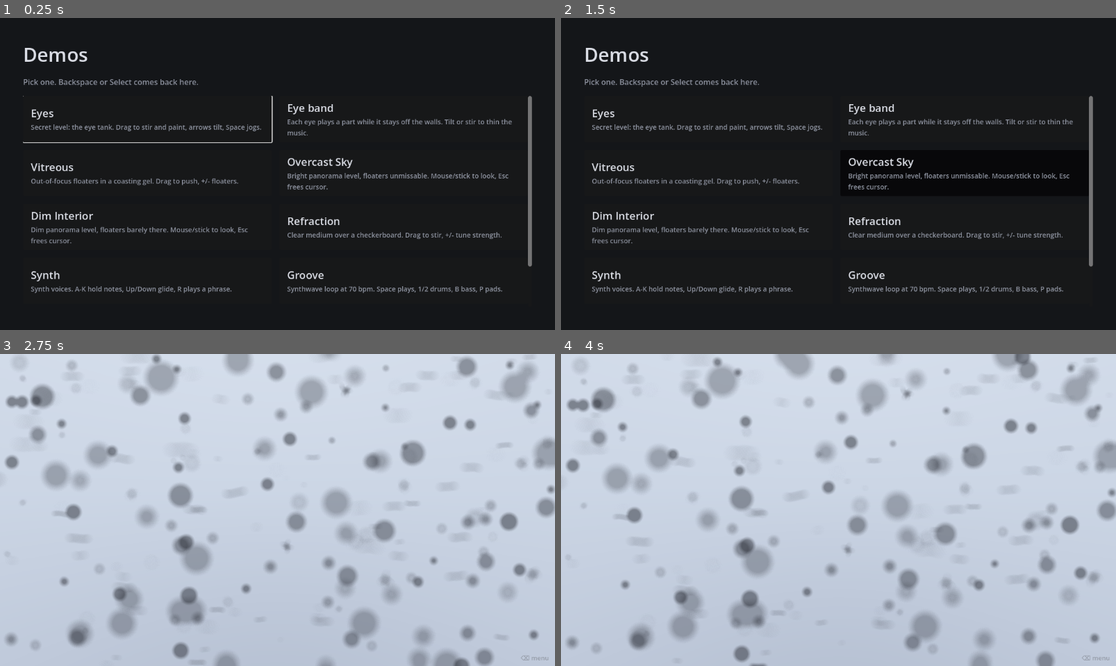
Above: before the commit, frames 1-4 (two rows, left to right).
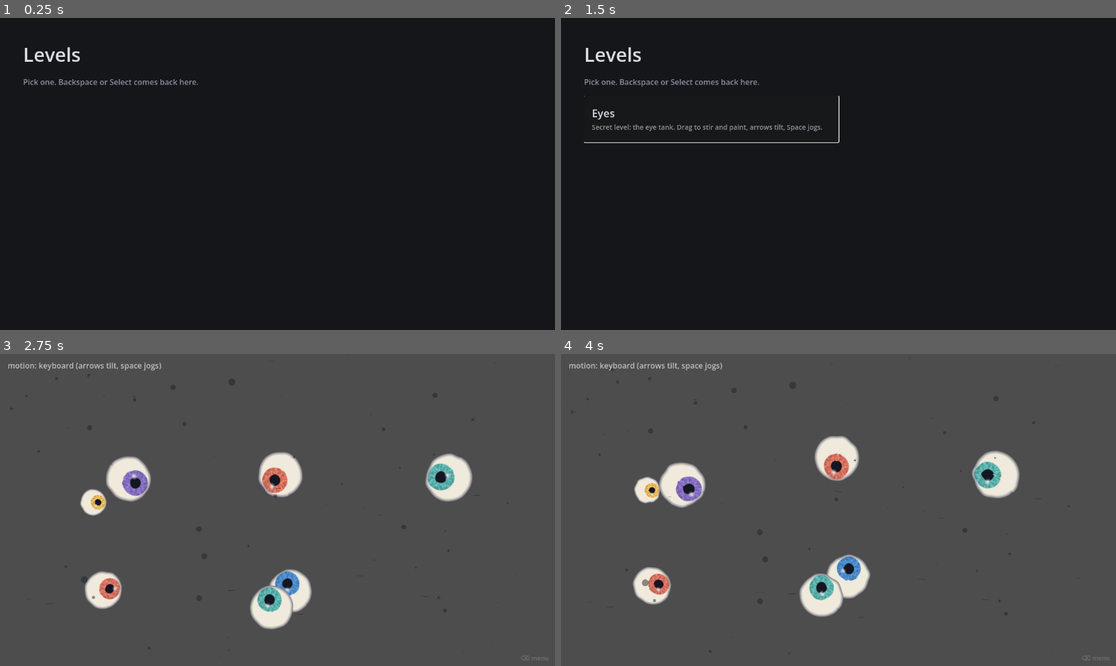
Above: after the commit, the same moments.

Repository: Luan-vP/godot-project-1
Game: Godot game, scene res://features/ui/level_select/level_select.tscn
The game is run twice, just before and just after one commit, with the same random seed, the same clock (stepped at 60 frames per second) and the same inputs. Before the commit the project starts from res://features/ui/demo_menu/demo_menu.tscn.
Inputs (mouse positions are in pixels of both pictures, inside the frame that each line leads up to):
- Up to frame 1 (0.25 s): no input
- Up to frame 2 (1.5 s): click (710, 117) at 0.52 s; tap Enter (ui_accept) at 1.25 s; move the mouse to (960, 158) at 1.27 s; hold Right (ui_right) from 1.28 s (still down); hold Shift from 1.28 s (still down); tap Backspace at 1.35 s; click (960, 158) at 1.42 s
- Up to frame 3 (2.75 s): tap Enter (ui_accept) at 1.52, 1.82, 2.27, 2.57 s; move the mouse to (249, 510) at 2.02 s; release Right (ui_right) at 2.03 s; release Shift at 2.03 s; hold Up (ui_up) from 2.03 s (still down); tap Shift at 2.1 s; click (249, 510) at 2.17 s; tap Ctrl at 2.3 s
- Up to frame 4 (4 s): keep holding Up (ui_up); move the mouse to (849, 503) at 2.77 s; tap Ctrl at 2.85 s; click (849, 503) at 2.92 s; tap B at 3.05, 3.6 s; move the mouse to (832, 516) at 3.52 s; click (832, 516) at 3.67 s; tap Enter (ui_accept) at 3.77 s; tap C at 3.8 s

The runs differ from the first frame. In frame 1, 4.4% of the frame differs, in the area x 4-96%, y 9-89%; in frame 2, 3.9%; in frame 3, 100%, in the area x 0-100%, y 0-100%; in frame 4, 100%.
Error before the commit: Attempt to call function 'destroy' in base 'null instance' on a null instance. (res://features/fluid/fluid_gpu.gd:146)

Commit message:
Add a level select and load levels cleanly
Levels are now discovered from Level resources under resources/levels/
rather than a hardcoded list, and played through the existing
PanoramaLevel scene. Going back to the menu fully frees the running
level (reaching FluidGPU.destroy() via _exit_tree), so revisiting a
level always starts it fresh. run/main_scene now points at this level
select instead of the dev-only demo menu.

The secret eye tank is reached by pressing Shift (or the gamepad Y
button) on the level select, replacing the never-wired-up
hold-Shift-at-startup plan from #6 now that there is a menu for the
gesture to live on.

Closes #21.

Co-authored-by: claude[bot] <209825114+claude[bot]@users.noreply.github.com>

Diff:
--- a/features/levels/level.gd
+++ b/features/levels/level.gd
@@ -12,6 +12,18 @@
 ##
 ## Assigning [member PanoramaLevel.level] is the whole job of loading a level:
 ## no scene to edit, no script to touch.
+##
+## Saved as a [code].tres[/code] under [code]resources/levels/[/code], a
+## [Level] is also what the level select ([code]#21[/code]) discovers to
+## build its list — see [member display_name] and [member blurb], the two
+## fields that exist only for that screen.
+
+## Shown on the level select's card for this level. Falls back to the
+## resource's file name when left blank.
+@export var display_name: String = ""
+
+## Short description shown under [member display_name] on the level select.
+@export_multiline var blurb: String = ""
 
 ## Equirectangular image shown behind the [PanoramaLookCamera].
 @export var panorama_texture: Texture2D
--- a/features/ui/demo_menu/demo_menu.gd
+++ b/features/ui/demo_menu/demo_menu.gd
@@ -11,9 +11,11 @@
 ## things that outlive them: a captured mouse, and music loops still playing on
 ## [code]AudioManager[/code].
 ##
-## A development tool, and [code]run/main_scene[/code] only until a main level
-## exists. It lists the secret eye level, which is meant to be reached with
-## Shift once there is a game to hide it behind — see that level's README.
+## A development tool only — [code]run/main_scene[/code] is
+## [code]LevelSelect[/code] now (see [code]features/ui/level_select/[/code]),
+## which is how a player reaches the game, including its secret eye level.
+## This menu keeps listing that level too, openly, since it exists to make
+## every demo and level reachable for development regardless of any secret.
 
 ## Emitted after a demo has been instanced and made the current scene.
 signal demo_opened(path: String)
--- /dev/null
+++ b/features/ui/level_select/level_select.gd
@@ -0,0 +1,307 @@
+class_name LevelSelect
+extends Control
+## The game's front door: pick a level, play it, come back.
+##
+## Cards are discovered from [Level] resources under [constant LEVELS_DIR]
+## rather than a hardcoded list — dropping a new [code].tres[/code] there is
+## enough to make it appear, see [method discover_levels]. Picking a card
+## plays that [Level] through [constant PANORAMA_LEVEL_SCENE], the one scene
+## every discovered level is instanced from.
+##
+## The menu never leaves the tree, the same reason [code]DemoMenu[/code]
+## doesn't: staying alive is what lets it hear the back key while a level
+## runs, without an autoload for the job. A picked level is instanced beside
+## it under the root and made the current scene; going back frees that
+## instance completely rather than hiding it, so returning to a level later
+## always starts it fresh rather than resuming the one left behind, and
+## [method PanoramaLevel._rebuild_medium]'s tank — [FluidGPU] resources and
+## all — actually gets torn down rather than merely losing its reference.
+##
+## The secret eye tank ([code]features/levels/secret_eyes/[/code]) is not a
+## [Level] and so is never discovered; it is reached by
+## [method _is_secret_gesture] instead — see that method and the eye tank's
+## README for why a level-select gesture replaced the Shift-at-startup flag
+## that folder's README used to call for.
+
+## Emitted after a card's scene has been instanced and made the current scene.
+signal level_opened(entry_name: String)
+
+## Emitted after the running level has been freed and the menu is showing.
+signal level_closed
+
+## Folder [method discover_levels] scans for [Level] resources. Keep in step
+## with [code]resources/levels/README.md[/code].
+const LEVELS_DIR := "res://resources/levels/"
+
+## The scene every discovered [Level] is played through.
+const PANORAMA_LEVEL_SCENE := "res://features/levels/panorama/panorama_level.tscn"
+
+## The one entry [method get_entries] never discovers — see the class doc.
+const SECRET_LEVEL_NAME := "Eyes"
+const SECRET_LEVEL_SCENE := "res://features/levels/secret_eyes/fluid_demo.tscn"
+const SECRET_LEVEL_BLURB := (
+	"Secret level: the eye tank. Drag to stir and paint, arrows tilt, Space jogs."
+)
+
+const BACKGROUND := Color(0.08, 0.085, 0.1)
+const TEXT := Color(0.86, 0.87, 0.9)
+const MUTED := Color(0.56, 0.58, 0.63)
+
+## Overridable so tests can point either at a stand-in instead of the real,
+## GPU-backed scenes.
+var level_scene_path: String = PANORAMA_LEVEL_SCENE
+var secret_scene_path: String = SECRET_LEVEL_SCENE
+
+var _level: Node
+var _overlay: CanvasLayer
+var _grid: GridContainer
+var _first_button: Button
+var _secret_revealed: bool = false
+
+
+func _ready() -> void:
+	set_anchors_preset(Control.PRESET_FULL_RECT)
+	_build()
+	_overlay = _build_overlay()
+	add_child(_overlay)
+	_populate_grid()
+
+
+## Every [Level] resource found directly under [constant LEVELS_DIR], sorted
+## by display name so the list is stable regardless of directory order.
+static func discover_levels() -> Array[Level]:
+	var found: Array[Level] = []
+	var dir := DirAccess.open(LEVELS_DIR)
+	if dir == null:
+		return found
+	dir.list_dir_begin()
+	var file_name := dir.get_next()
+	while file_name != "":
+		if not dir.current_is_dir() and file_name.get_extension() == "tres":
+			var resource := load(LEVELS_DIR + file_name)
+			if resource is Level:
+				found.append(resource)
+		file_name = dir.get_next()
+	dir.list_dir_end()
+	found.sort_custom(_by_display_name)
+	return found
+
+
+static func _by_display_name(a: Level, b: Level) -> bool:
+	return _display_name(a) < _display_name(b)
+
+
+## Whether a level (or the secret entry) is running in front of the menu.
+func is_level_open() -> bool:
+	return is_instance_valid(_level)
+
+
+## The running level's node, or null at the menu.
+func get_level() -> Node:
+	return _level if is_level_open() else null
+
+
+## Every card the menu currently shows: one per [method discover_levels]
+## result, plus the secret entry once its gesture has been seen.
+func get_entries() -> Array[Dictionary]:
+	var entries: Array[Dictionary] = []
+	for level in discover_levels():
+		entries.append(
+			{
+				"name": _display_name(level),
+				"level": level,
+				"scene_path": level_scene_path,
+				"blurb": level.blurb,
+			}
+		)
+	if _secret_revealed:
+		entries.append(
+			{
+				"name": SECRET_LEVEL_NAME,
+				"level": null,
+				"scene_path": secret_scene_path,
+				"blurb": SECRET_LEVEL_BLURB,
+			}
+		)
+	return entries
+
+
+## Instance [param entry]'s scene and hand it the screen, tearing down
+## whatever was already open first so a level never runs on top of another.
+func open_entry(entry: Dictionary) -> void:
+	close_level()
+	var packed := load(entry["scene_path"]) as PackedScene
+	if packed == null:
+		push_warning("LevelSelect could not load %s" % entry["scene_path"])
+		return
+	_level = packed.instantiate()
+	var level: Level = entry.get("level")
+	if level != null:
+		_level.level = level
+	hide()
+	_overlay.visible = true
+	var tree := get_tree()
+	tree.root.add_child(_level)
+	tree.current_scene = _level
+	level_opened.emit(entry["name"])
+
+
+## Free the running level, if any, and come back to the menu.
+func close_level() -> void:
+	if not is_level_open():
+		return
+	var tree := get_tree()
+	tree.root.remove_child(_level)
+	_level.queue_free()
+	_level = null
+	tree.current_scene = self
+	# The two things a level can leave behind: a captured cursor, and loops —
+	# the secret eye band plays music, the same reason DemoMenu.close_demo
+	# stops it.
+	Input.mouse_mode = Input.MOUSE_MODE_VISIBLE
+	var audio := tree.root.get_node_or_null("AudioManager")
+	if audio != null:
+		audio.stop_loops()
+	_overlay.visible = false
+	show()
+	if _first_button != null:
+		_first_button.grab_focus.call_deferred()
+	level_closed.emit()
+
+
+## [code]_input[/code], not unhandled: levels take keys in their own
+## unhandled handlers, and nothing a level does should be able to swallow the
+## way out.
+func _input(event: InputEvent) -> void:
+	if is_level_open():
+		if _is_back(event):
+			get_viewport().set_input_as_handled()
+			close_level()
+		return
+	if not _secret_revealed and _is_secret_gesture(event):
+		_reveal_secret()
+
+
+static func _is_back(event: InputEvent) -> bool:
+	var key := event as InputEventKey
+	if key != null:
+		return key.pressed and not key.echo and key.keycode == KEY_BACKSPACE
+	var button := event as InputEventJoypadButton
+	return button != null and button.pressed and button.button_index == JOY_BUTTON_BACK
+
+
+## Shift on a keyboard, [constant JOY_BUTTON_Y] on a gamepad — no mouse
+## needed either way, the same reason the rest of this screen works from
+## focus and [code]ui_accept[/code]. Replaces the Shift-at-startup flag the
+## secret eye tank's README used to call for: there was no menu yet for a
+## gesture to live on when that was written.
+static func _is_secret_gesture(event: InputEvent) -> bool:
+	var key := event as InputEventKey
+	if key != null:
+		return key.pressed and not key.echo and key.keycode == KEY_SHIFT
+	var button := event as InputEventJoypadButton
+	return button != null and button.pressed and button.button_index == JOY_BUTTON_Y
+
+
+func _reveal_secret() -> void:
+	_secret_revealed = true
+	_populate_grid()
+
+
+func _populate_grid() -> void:
+	for child in _grid.get_children():
+		_grid.remove_child(child)
+		child.queue_free()
+	_first_button = null
+	for entry in get_entries():
+		var button := _card(entry)
+		_grid.add_child(button)
+		if _first_button == null:
+			_first_button = button
+	if _first_button != null:
+		_first_button.grab_focus.call_deferred()
+
+
+func _build() -> void:
+	var background := ColorRect.new()
+	background.color = BACKGROUND
+	background.set_anchors_preset(Control.PRESET_FULL_RECT)
+	add_child(background)
+
+	var margin := MarginContainer.new()
+	margin.set_anchors_preset(Control.PRESET_FULL_RECT)
+	for side in ["left", "right", "top", "bottom"]:
+		margin.add_theme_constant_override("margin_" + side, 48)
+	add_child(margin)
+
+	var column := VBoxContainer.new()
+	column.add_theme_constant_override("separation", 18)
+	margin.add_child(column)
+
+	column.add_child(_label("Levels", 40, TEXT))
+	column.add_child(_label("Pick one. Backspace or Select comes back here.", 16, MUTED))
+
+	var scroll := ScrollContainer.new()
+	scroll.size_flags_vertical = Control.SIZE_EXPAND_FILL
+	scroll.horizontal_scroll_mode = ScrollContainer.SCROLL_MODE_DISABLED
+	column.add_child(scroll)
+
+	_grid = GridContainer.new()
+	_grid.columns = 2
+	_grid.size_flags_horizontal = Control.SIZE_EXPAND_FILL
+	_grid.add_theme_constant_override("h_separation", 16)
+	_grid.add_theme_constant_override("v_separation", 16)
+	scroll.add_child(_grid)
+
+
+func _card(entry: Dictionary) -> Button:
+	var button := Button.new()
+	button.name = entry["name"]
+	button.custom_minimum_size = Vector2(0.0, 96.0)
+	button.size_flags_horizontal = Control.SIZE_EXPAND_FILL
+	button.pressed.connect(open_entry.bind(entry))
+
+	var text := VBoxContainer.new()
+	text.set_anchors_preset(Control.PRESET_FULL_RECT)
+	text.offset_left = 16.0
+	text.offset_right = -16.0
+	text.alignment = BoxContainer.ALIGNMENT_CENTER
+	text.mouse_filter = Control.MOUSE_FILTER_IGNORE
+	text.add_child(_label(entry["name"], 22, TEXT))
+	var blurb: String = entry.get("blurb", "")
+	if blurb != "":
+		var blurb_label := _label(blurb, 14, MUTED)
+		blurb_label.autowrap_mode = TextServer.AUTOWRAP_WORD_SMART
+		text.add_child(blurb_label)
+	button.add_child(text)
+	return button
+
+
+## A small reminder of the way out, over whatever the level draws.
+func _build_overlay() -> CanvasLayer:
+	var layer := CanvasLayer.new()
+	layer.layer = 100
+	layer.visible = false
+	var hint := _label("⌫ menu", 13, Color(0.5, 0.52, 0.56, 0.7))
+	hint.set_anchors_preset(Control.PRESET_BOTTOM_RIGHT)
+	hint.grow_horizontal = Control.GROW_DIRECTION_BEGIN
+	hint.grow_vertical = Control.GROW_DIRECTION_BEGIN
+	hint.offset_right = -12.0
+	hint.offset_bottom = -8.0
+	layer.add_child(hint)
+	return layer
+
+
+static func _display_name(level: Level) -> String:
+	if level.display_name != "":
+		return level.display_name
+	return level.resource_path.get_file().get_basename().capitalize()
+
+
+static func _label(text: String, size: int, color: Color) -> Label:
+	var label := Label.new()
+	label.text = text
+	label.add_theme_font_size_override("font_size", size)
+	label.add_theme_color_override("font_color", color)
+	label.mouse_filter = Control.MOUSE_FILTER_IGNORE
+	return label
--- /dev/null
+++ b/features/ui/level_select/level_select.tscn
@@ -0,0 +1,12 @@
+[gd_scene load_steps=2 format=3]
+
+[ext_resource type="Script" path="res://features/ui/level_select/level_select.gd" id="1_select"]
+
+[node name="LevelSelect" type="Control"]
+layout_mode = 3
+anchors_preset = 15
+anchor_right = 1.0
+anchor_bottom = 1.0
+grow_horizontal = 2
+grow_vertical = 2
+script = ExtResource("1_select")
--- a/project.godot
+++ b/project.godot
@@ -13,7 +13,7 @@
 config/name="godot-project-1"
 config/features=PackedStringArray("4.4", "Forward Plus")
 config/version="0.1.0"
-run/main_scene="res://features/ui/demo_menu/demo_menu.tscn"
+run/main_scene="res://features/ui/level_select/level_select.tscn"
 
 [editor_plugins]
 
--- /dev/null
+++ b/resources/levels/dim_interior.tres
@@ -0,0 +1,32 @@
+[gd_resource type="Level" load_steps=5 format=3]
+
+[ext_resource type="Script" path="res://features/levels/level.gd" id="1_level"]
+
+[sub_resource type="Gradient" id="Gradient_1"]
+offsets = PackedFloat32Array(0, 0.5, 1)
+colors = PackedColorArray(0.11, 0.1, 0.11, 1, 0.07, 0.065, 0.075, 1, 0.03, 0.03, 0.035, 1)
+
+[sub_resource type="GradientTexture2D" id="GradientTexture2D_1"]
+gradient = SubResource("Gradient_1")
+width = 4
+height = 256
+fill_from = Vector2(0.5, 0)
+fill_to = Vector2(0.5, 1)
+
+[sub_resource type="FluidConfig" id="FluidConfig_1"]
+viscosity = 1200.0
+vorticity = 0.0
+velocity_dissipation = 0.98
+ambient_current = 1.0
+
+[resource]
+script = ExtResource("1_level")
+display_name = "Dim Interior"
+blurb = "Dim interior, floaters barely there. Same controls as Overcast Sky."
+panorama_texture = SubResource("GradientTexture2D_1")
+fluid_config = SubResource("FluidConfig_1")
+floater_count = 8
+floater_radius_range = Vector2(1, 3)
+floater_size_skew = 2.5
+distortion_strength = 0.002
+look_sensitivity = 0.6
--- /dev/null
+++ b/resources/levels/overcast_sky.tres
@@ -0,0 +1,31 @@
+[gd_resource type="Level" load_steps=5 format=3]
+
+[ext_resource type="Script" path="res://features/levels/level.gd" id="1_level"]
+
+[sub_resource type="Gradient" id="Gradient_1"]
+offsets = PackedFloat32Array(0, 0.5, 1)
+colors = PackedColorArray(0.9, 0.93, 0.97, 1, 0.8, 0.84, 0.9, 1, 0.64, 0.68, 0.76, 1)
+
+[sub_resource type="GradientTexture2D" id="GradientTexture2D_1"]
+gradient = SubResource("Gradient_1")
+width = 4
+height = 256
+fill_from = Vector2(0.5, 0)
+fill_to = Vector2(0.5, 1)
+
+[sub_resource type="FluidConfig" id="FluidConfig_1"]
+viscosity = 200.0
+vorticity = 10.0
+ambient_current = 6.0
+
+[resource]
+script = ExtResource("1_level")
+display_name = "Overcast Sky"
+blurb = "Bright panorama, floaters unmissable. Mouse or right stick to look."
+panorama_texture = SubResource("GradientTexture2D_1")
+fluid_config = SubResource("FluidConfig_1")
+floater_count = 220
+floater_radius_range = Vector2(3, 14)
+floater_size_skew = 1.4
+distortion_strength = 0.02
+look_sensitivity = 1.0
--- a/tests/test_level.gd
+++ b/tests/test_level.gd
@@ -11,6 +11,8 @@
 	assert_gt(level.floater_size_skew, 0.0, "Skew must stay positive")
 	assert_between(level.distortion_strength, 0.0, 0.1, "Within RefractionStyle's range")
 	assert_almost_eq(level.look_sensitivity, 1.0, 0.0001, "Neutral by default")
+	assert_eq(level.display_name, "", "Blank until a level select card names it")
+	assert_eq(level.blurb, "", "Blank until a level select card describes it")
 
 
 func test_fluid_config_is_a_reference_not_inlined_fields() -> void:
--- /dev/null
+++ b/tests/test_level_select.gd
@@ -0,0 +1,160 @@
+extends GutTest
+## Covers [LevelSelect]: every discovered [Level] resource is real and
+## uniquely named, cards match what was discovered, back input, the secret
+## gesture and its reveal, and that opening and closing a real level actually
+## tears its fluid tank down rather than just losing the reference to it.
+
+const SECRET_STAND_IN_PATH := "user://test_level_select_secret_stand_in.tscn"
+
+var _menu: LevelSelect
+var _previous_scene: Node
+
+
+func before_all() -> void:
+	var stand_in := Node2D.new()
+	stand_in.name = "SecretStandIn"
+	var packed := PackedScene.new()
+	packed.pack(stand_in)
+	ResourceSaver.save(packed, SECRET_STAND_IN_PATH)
+	stand_in.free()
+
+
+func after_all() -> void:
+	DirAccess.remove_absolute(ProjectSettings.globalize_path(SECRET_STAND_IN_PATH))
+
+
+func before_each() -> void:
+	_previous_scene = get_tree().current_scene
+	_menu = LevelSelect.new()
+	# A stand-in scene path, the same reason test_demo_menu.gd uses one: so no
+	# real level (or GPU tank) has to start for tests that don't need it.
+	_menu.secret_scene_path = SECRET_STAND_IN_PATH
+	# Scenes the menu opens sit beside it under the root, and the tree only
+	# accepts a direct child of the root as the current scene.
+	get_tree().root.add_child(_menu)
+
+
+func after_each() -> void:
+	_menu.close_level()
+	get_tree().root.remove_child(_menu)
+	_menu.free()
+	get_tree().current_scene = _previous_scene
+
+
+func test_discovers_the_two_shipped_level_resources() -> void:
+	var names: Array[String] = []
+	for level in LevelSelect.discover_levels():
+		assert_true(level is Level, "Only Level resources are discovered")
+		names.append(level.display_name)
+	assert_true(names.has("Overcast Sky"), "Overcast Sky is discovered")
+	assert_true(names.has("Dim Interior"), "Dim Interior is discovered")
+
+
+func test_discovered_level_names_are_unique() -> void:
+	var seen := {}
+	for level in LevelSelect.discover_levels():
+		assert_false(seen.has(level.display_name), "Duplicate name %s" % level.display_name)
+		seen[level.display_name] = true
+
+
+func test_there_is_a_card_per_discovered_level_and_no_secret_yet() -> void:
+	var buttons := _menu.find_children("*", "Button", true, false)
+	assert_eq(buttons.size(), LevelSelect.discover_levels().size(), "One card per discovered level")
+
+
+func test_backspace_and_select_go_back_but_other_input_does_not() -> void:
+	assert_true(LevelSelect._is_back(_key(KEY_BACKSPACE, true, false)), "Backspace")
+	assert_false(LevelSelect._is_back(_key(KEY_BACKSPACE, true, true)), "Held-key repeat")
+	assert_false(LevelSelect._is_back(_key(KEY_BACKSPACE, false, false)), "Release")
+	assert_false(LevelSelect._is_back(_key(KEY_ESCAPE, true, false)), "Escape is not back")
+	var select := InputEventJoypadButton.new()
+	select.button_index = JOY_BUTTON_BACK
+	select.pressed = true
+	assert_true(LevelSelect._is_back(select), "Gamepad Select")
+
+
+func test_secret_gesture_is_shift_or_gamepad_y_only() -> void:
+	assert_true(LevelSelect._is_secret_gesture(_key(KEY_SHIFT, true, false)), "Shift")
+	assert_false(LevelSelect._is_secret_gesture(_key(KEY_SHIFT, true, true)), "Held-key repeat")
+	assert_false(LevelSelect._is_secret_gesture(_key(KEY_SHIFT, false, false)), "Release")
+	assert_false(LevelSelect._is_secret_gesture(_key(KEY_CTRL, true, false)), "Ctrl is not it")
+	var y_button := InputEventJoypadButton.new()
+	y_button.button_index = JOY_BUTTON_Y
+	y_button.pressed = true
+	assert_true(LevelSelect._is_secret_gesture(y_button), "Gamepad Y")
+
+
+func test_secret_gesture_reveals_an_extra_card() -> void:
+	var before := _menu.find_children("*", "Button", true, false).size()
+	_menu._input(_key(KEY_SHIFT, true, false))
+	var after := _menu.find_children("*", "Button", true, false).size()
+	assert_eq(after, before + 1, "One more card than before")
+	assert_true(_has_entry_named(_menu.get_entries(), LevelSelect.SECRET_LEVEL_NAME), "Eyes is listed")
+
+
+func test_secret_gesture_does_nothing_while_a_level_is_open() -> void:
+	_menu.open_entry({"name": "Stand-in", "level": null, "scene_path": SECRET_STAND_IN_PATH})
+	_menu._input(_key(KEY_SHIFT, true, false))
+	assert_false(
+		_has_entry_named(_menu.get_entries(), LevelSelect.SECRET_LEVEL_NAME),
+		"The gesture is only read at the menu"
+	)
+
+
+func test_opening_an_entry_hands_it_the_screen() -> void:
+	_menu.open_entry({"name": "Stand-in", "level": null, "scene_path": SECRET_STAND_IN_PATH})
+	assert_true(_menu.is_level_open(), "A level is running")
+	assert_eq(get_tree().current_scene, _menu.get_level(), "It is the current scene")
+	assert_eq(_menu.get_level().get_parent(), get_tree().root, "Beside the menu, not inside it")
+	assert_false(_menu.visible, "The menu hides")
+
+
+func test_closing_frees_the_level_and_shows_the_menu() -> void:
+	_menu.open_entry({"name": "Stand-in", "level": null, "scene_path": SECRET_STAND_IN_PATH})
+	var level := _menu.get_level()
+	Input.mouse_mode = Input.MOUSE_MODE_CAPTURED
+	_menu.close_level()
+	assert_false(_menu.is_level_open(), "Nothing running")
+	assert_false(level.is_inside_tree(), "The level left the tree")
+	assert_eq(get_tree().current_scene, _menu, "The menu is current again")
+	assert_true(_menu.visible, "The menu shows")
+	assert_eq(Input.mouse_mode, Input.MOUSE_MODE_VISIBLE, "The cursor is given back")
+
+
+func test_opening_a_second_entry_closes_the_first() -> void:
+	_menu.open_entry({"name": "A", "level": null, "scene_path": SECRET_STAND_IN_PATH})
+	var first := _menu.get_level()
+	_menu.open_entry({"name": "B", "level": null, "scene_path": SECRET_STAND_IN_PATH})
+	assert_false(first.is_inside_tree(), "The first level is gone")
+	assert_true(_menu.is_level_open(), "The second is running")
+
+
+func test_opening_a_discovered_level_tears_down_its_fluid_tank_on_close() -> void:
+	var levels := LevelSelect.discover_levels()
+	assert_gt(levels.size(), 0, "Something to test against")
+	var entry := {
+		"name": "Real",
+		"level": levels[0],
+		"scene_path": LevelSelect.PANORAMA_LEVEL_SCENE,
+	}
+	_menu.open_entry(entry)
+	var tanks := _menu.get_level().find_children("*", "FluidSimulation", true, false)
+	assert_eq(tanks.size(), 1, "PanoramaLevel builds one tank")
+	var tank := tanks[0]
+	_menu.close_level()
+	assert_false(tank.is_inside_tree(), "The tank left the tree with the rest of the level")
+
+
+static func _has_entry_named(entries: Array[Dictionary], entry_name: String) -> bool:
+	for entry in entries:
+		if entry["name"] == entry_name:
+			return true
+	return false
+
+
+static func _key(code: Key, pressed: bool, echo: bool) -> InputEventKey:
+	var event := InputEventKey.new()
+	event.keycode = code
+	event.pressed = pressed
+	event.echo = echo
+	return event
Not shown, changed: scripts/run.sh
